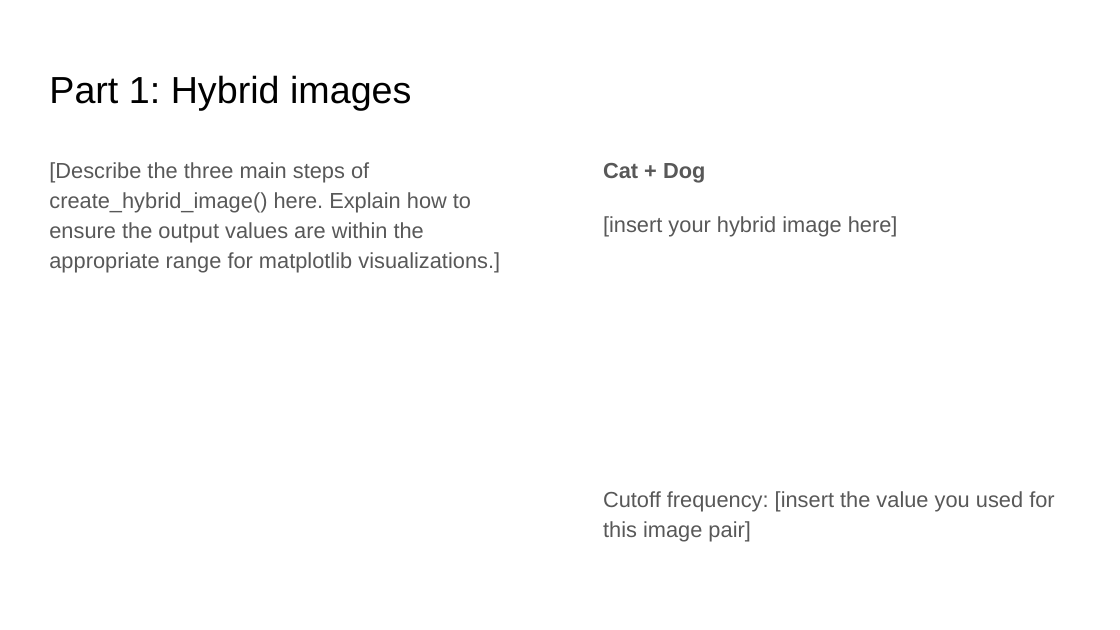
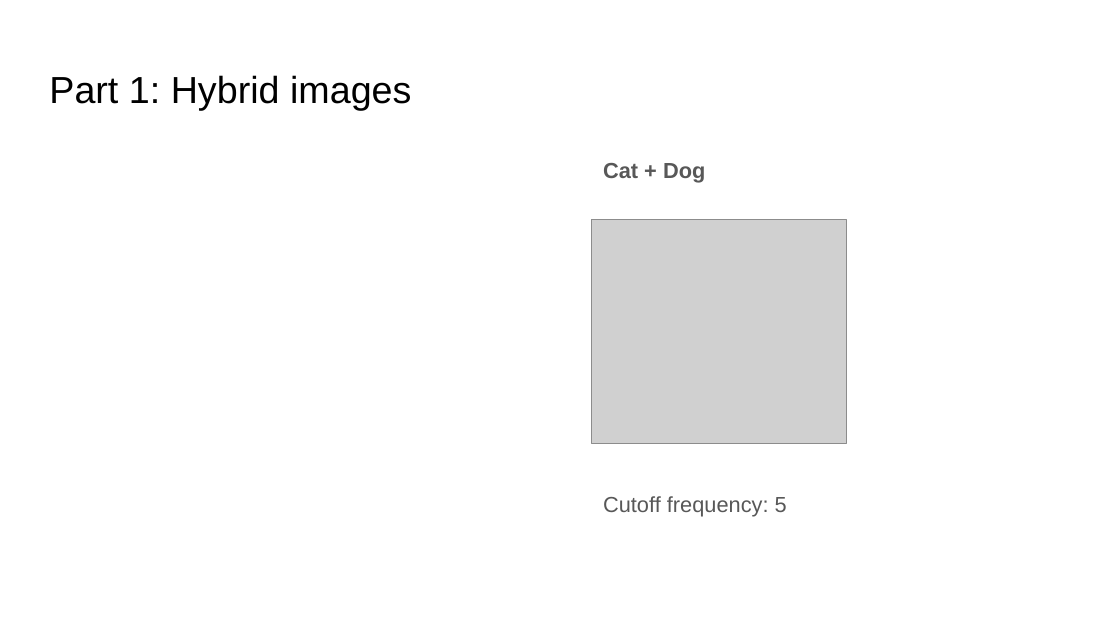
Before and after one commit to ShuvoNewaz/CS-6476-Projects-Fall2022, a slide deck: slide 5 of docs/report.pptx. Drawn at 1120x630 pixels with LibreOffice and Linux fonts; fonts in the diff are those of the drawing; grey boxes stand for pictures. Boxes give left, top, right and bottom in pixels: in the first picture for what was removed or moved away, otherwise in the second. Text is boxed around its words. In the diff, an @@ line names an element or a change of style, - is before the commit and + after.

```diff
--- a/docs/report.pptx
+++ b/docs/report.pptx
@@ text removed at (x1=49, y1=162, x2=500, y2=272) @@
-[Describe the three main steps of create_hybrid_image() here. Explain how to ensure the output values are within the appropriate range for matplotlib visualizations.]
@@ picture added at (x1=591, y1=220, x2=846, y2=444) @@
@@ text at (x1=603, y1=496, x2=787, y2=517): text changed @@
-[insert your hybrid image here]
-Cutoff frequency: [insert the value you used for this image pair]
+Cutoff frequency: 5
```
Also in this commit, not shown: 20 other slides changed, 17 other files.
